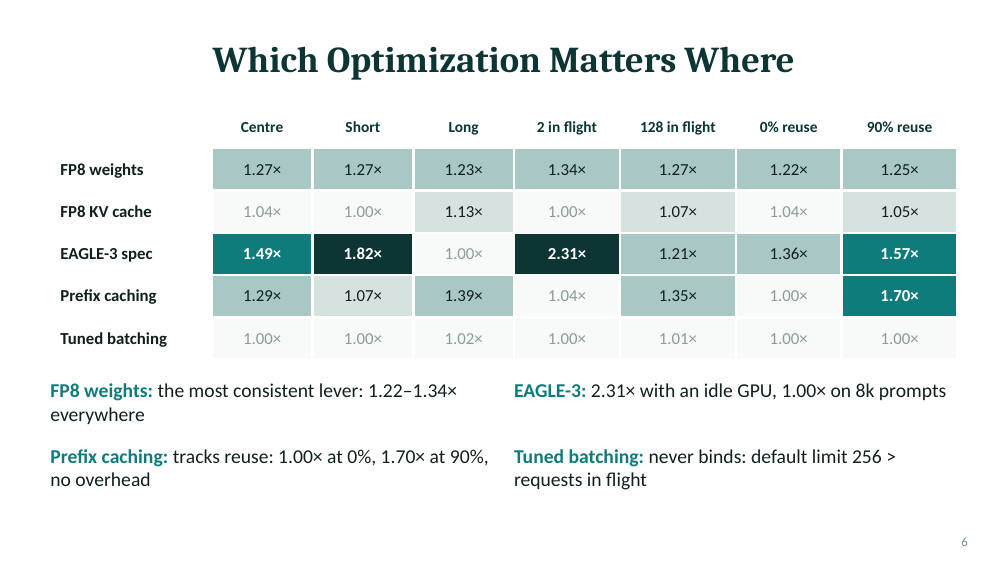
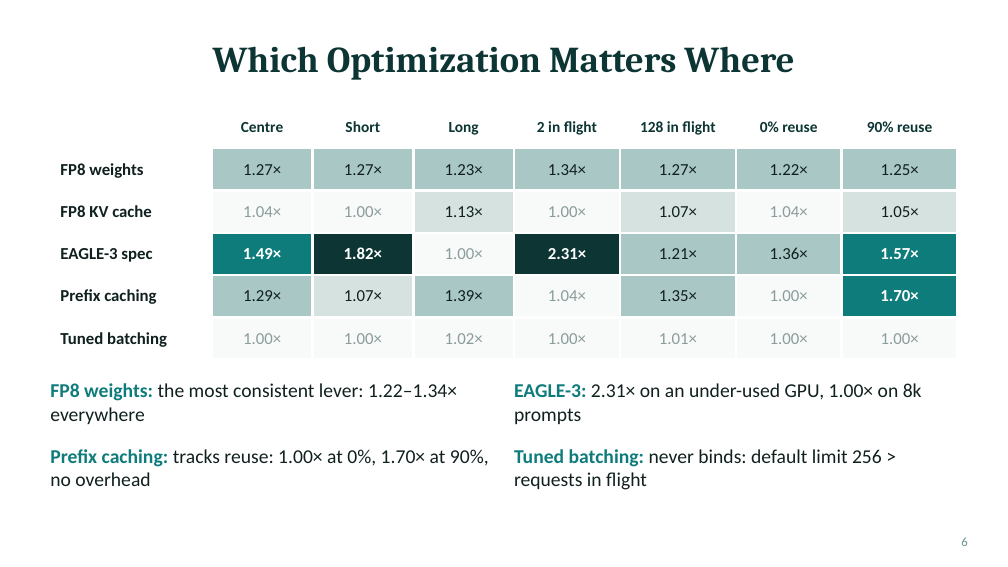
Before and after one commit to Panshul-Jindal/SpeedingUpLLMInference, a slide deck: slide 6 of docs/presentation/LLM_Serving_Final_Presentation.pptx. Drawn at 1008x567 pixels with LibreOffice and Linux fonts; fonts in the diff are those of the drawing. Boxes give left, top, right and bottom in pixels: in the first picture for what was removed or moved away, otherwise in the second. Text is boxed around its words. In the diff, an @@ line names an element or a change of style, - is before the commit and + after.

```diff
--- a/docs/presentation/LLM_Serving_Final_Presentation.pptx
+++ b/docs/presentation/LLM_Serving_Final_Presentation.pptx
@@ text at box(514, 383, 922, 424): text changed @@
-EAGLE-3: 2.31× with an idle GPU, 1.00× on 8k prompts
+EAGLE-3: 2.31× on an under-used GPU, 1.00× on 8k prompts
```
Also in this commit, not shown: 7 other slides changed, 6 other files.
